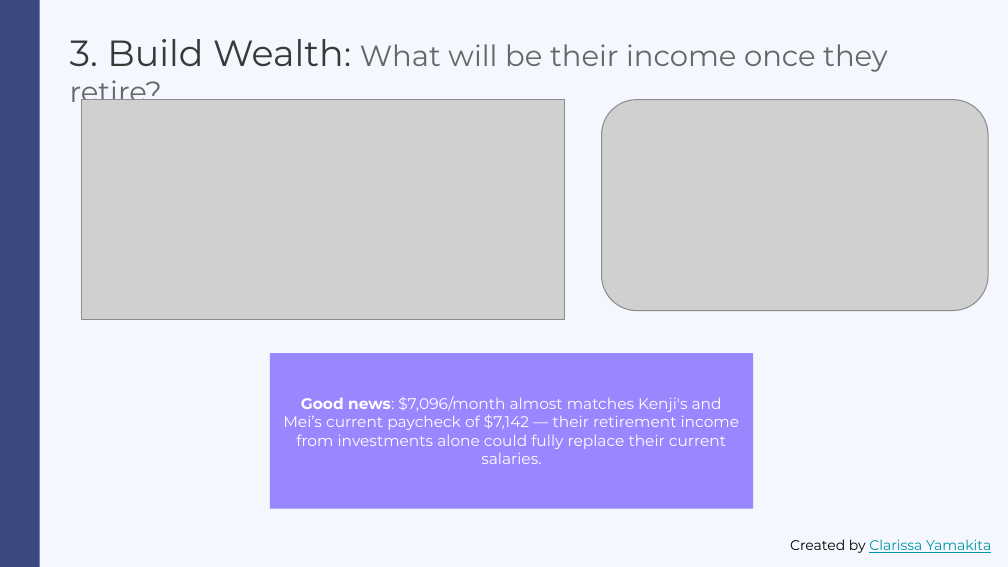
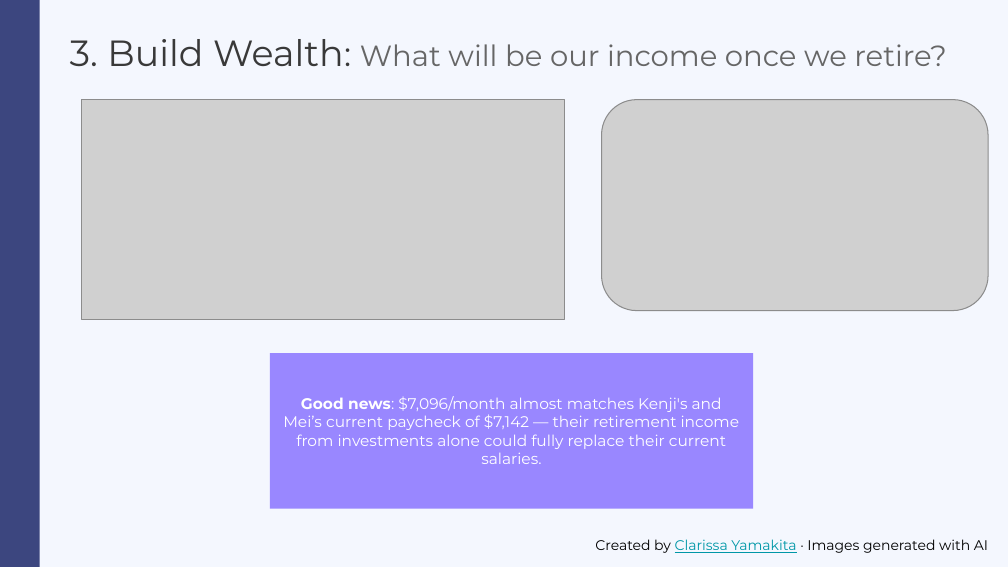
Before and after one commit to clayamakita/personal_finances, a slide deck: slide 13 of assets/Personal Finances - Slide Deck.pptx. Drawn at 1008x567 pixels with LibreOffice and Linux fonts; fonts in the diff are those of the drawing; grey boxes stand for pictures. Boxes give left, top, right and bottom in pixels: in the first picture for what was removed or moved away, otherwise in the second. Text is boxed around its words. In the diff, an @@ line names an element or a change of style, - is before the commit and + after.

Commit message:
Updated slide deck file
Updated slide deck file with adjustments to narrative focusing on problem to be solved. Other small adjustments to wording on the slides. Inclusion of one last slide to file.

```diff
--- a/assets/Personal Finances - Slide Deck.pptx
+++ b/assets/Personal Finances - Slide Deck.pptx
@@ title at box(70, 39, 946, 66): text changed @@
-3. Build Wealth: What will be their income once they retire?
+3. Build Wealth: What will be our income once we retire?
@@ text at box(595, 539, 988, 553): text changed; text colour #0097A7 to #000000 @@
-Created by Clarissa Yamakita
+Created by Clarissa Yamakita · Images generated with AI
```
Also in this commit, not shown: 11 other slides changed, 1 slide added.
